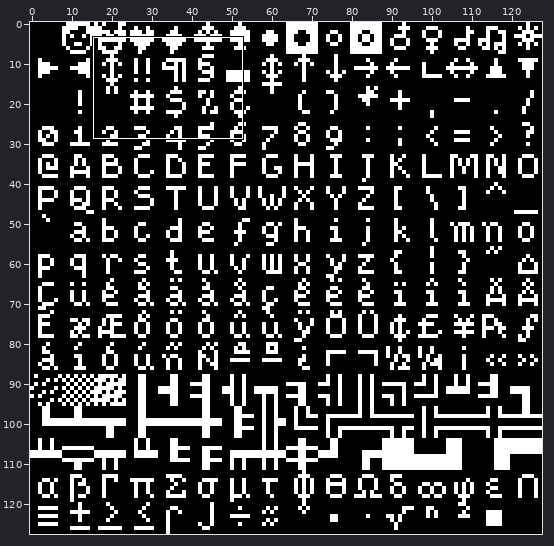
Pixel-art file: src/fonts/blightbutts_8x8.aseprite. Above, an overview of the earlier version with the close-up marked.
Close-up. As it was:
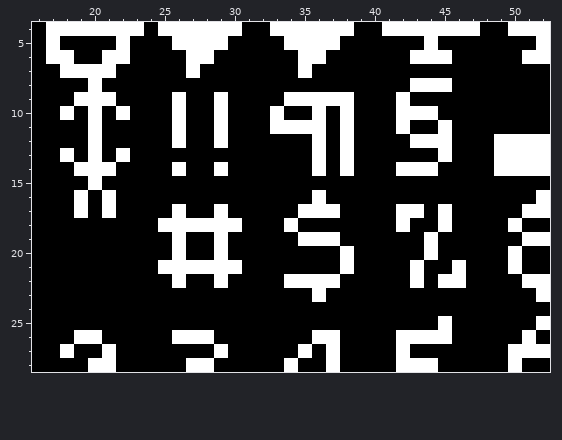
128x128 pixels, 1 frame. Shown: x 16..52, y 4..28. The commit also changed other parts of the picture, which this record leaves out.
Once edited:
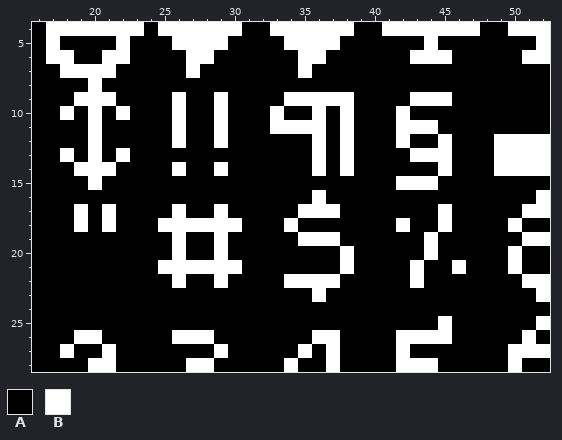
Palette (. is transparent): A #000000  B #ffffff
From old to new:
--- layer "Blightbulb"
@@ x 16..52 @@
  7 AABBBBAAAAABAAAAAAABAAAAAAAAAAAAAAAAA
- 8 AAAABAAAAAAAAAAAAAAAAAAAAAABBBAAAAAAA
- 9 AAABBBAAAABAABAAAABBBBBAAABAAAAAAAAAA
-10 AABABABAAABAABAAABAABABAAABBBAAAAAAAA
-11 AAAABAAAAABAABAAABBBBABAAABAABAAAAAAA
-12 AAAABAAAAABAABAAAAAABABAAAABBBAAABBBB
-13 AABABABAAAAAAAAAAAAABABAAAAAABAAABBBB
-14 AAABBBAAAABAABAAAAAABABAAABBBAAAABBBB
-15 AAAABAAAAAAAAAAAAAAAAAAAAAAAAAAAAAAAA
-16 AAABABAAAAAAAAAAAAAABAAAAAAAAAAAAAAAB
-17 AAABABAAAABAABAAAAABBBAAAABBABAAAAABB
-18 AAAAAAAAABBBBBBAAABAAAAAAABAABAAAABAA
+ 8 AAAABAAAAAAAAAAAAAAAAAAAAAAAAAAAAAAAA
+ 9 AAABBBAAAABAABAAAABBBBBAAAABBBAAAAAAA
+10 AABABABAAABAABAAABAABABAAABAAAAAAAAAA
+11 AAAABAAAAABAABAAABBBBABAAABBBAAAAAAAA
+12 AAAABAAAAABAABAAAAAABABAAABAABAAABBBB
+13 AABABABAAAAAAAAAAAAABABAAAABBBAAABBBB
+14 AAABBBAAAABAABAAAAAABABAAAAAABAAABBBB
+15 AAAABAAAAAAAAAAAAAAAAAAAAABBBAAAAAAAA
+16 AAAAAAAAAAAAAAAAAAAABAAAAAAAAAAAAAAAB
+17 AAABABAAAABAABAAAAABBBAAAAAAABAAAAABB
+18 AAABABAAABBBBBBAAABAAAAAAABAABAAAABAA
 19 AAAAAAAAAABAABAAAAABBBAAAAAABAAAAAABB
@@ x 43..48 @@
 21 BAABAA
-22 BABBAA
+22 BAAAAA
 23 AAAAAA
Changed places in both close-ups, as pixel boxes (x1, y1, x2, y2):
changed: (396, 78, 452, 218)
changed: (74, 190, 116, 232)
changed: (438, 274, 466, 288)
